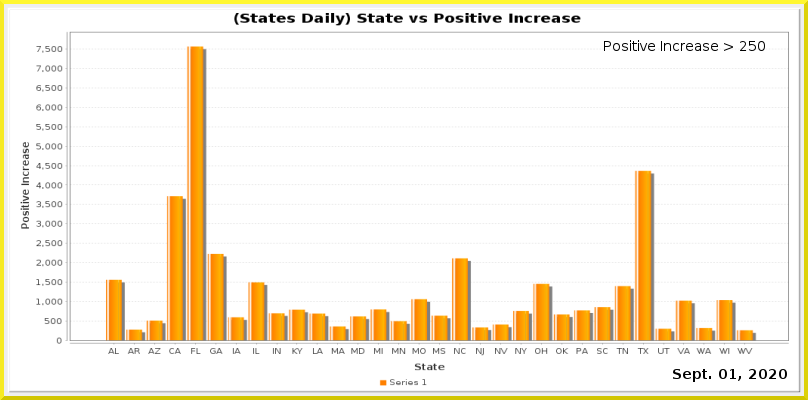
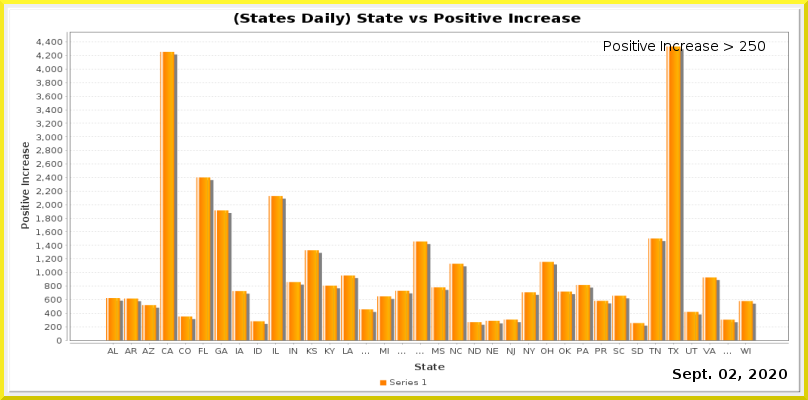
Layers edited between the first and the second 808 × 400 image:
painted on "Current Date" over [729, 369, 736, 379]
painted on "Date_vs_TestIncrease.png" over [36, 38, 789, 356]
